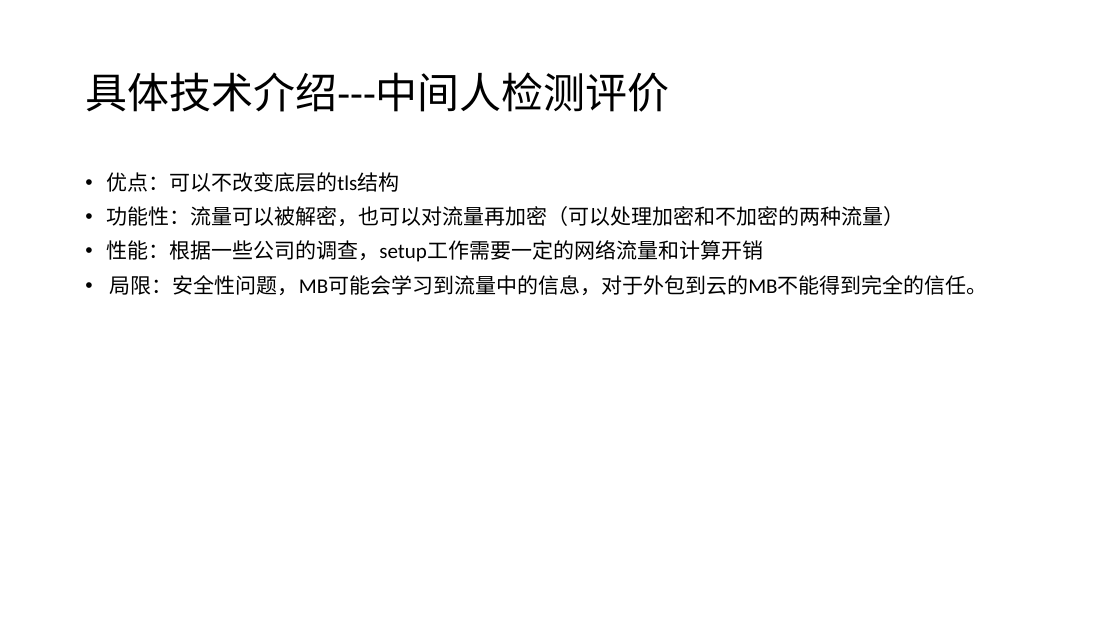
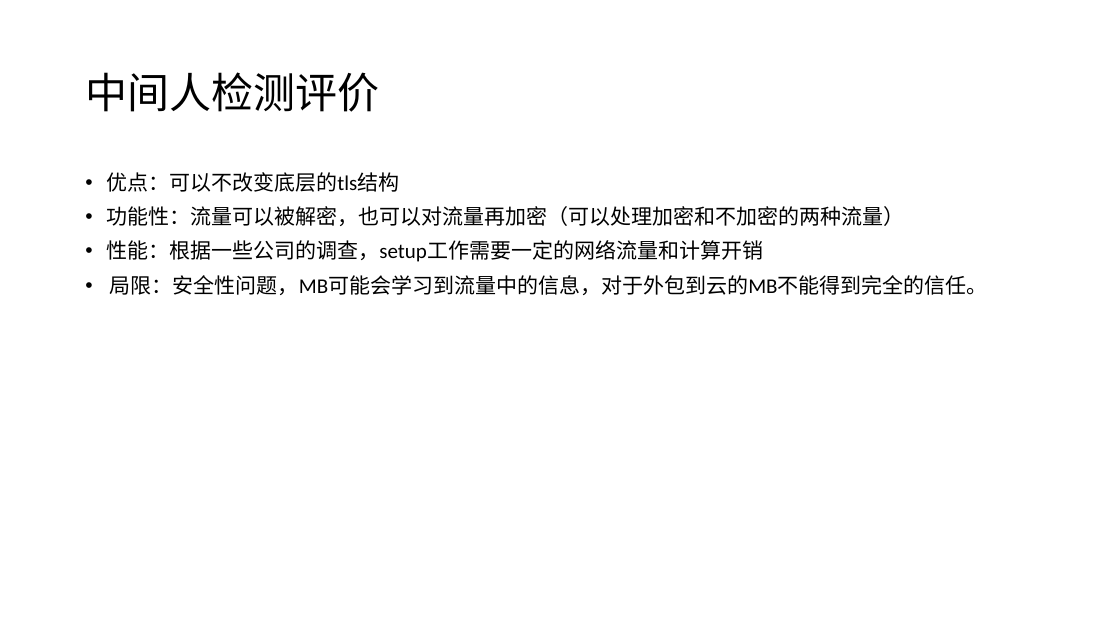
Before and after one commit to mikami-yua/security_papers, a slide deck: slide 21 of 深度包检测.pptx (slide 28 before the commit). Drawn at 1120x630 pixels with LibreOffice and Linux fonts; fonts in the diff are those of the drawing. Boxes give left, top, right and bottom in pixels: in the first picture for what was removed or moved away, otherwise in the second. Text is boxed around its words. In the diff, an @@ line names an element or a change of style, - is before the commit and + after.

```diff
--- a/深度包检测.pptx
+++ b/深度包检测.pptx
@@ title at [85, 72, 379, 112]: text changed @@
-具体技术介绍---中间人检测评价
+中间人检测评价
```
Also in this commit, not shown: 32 other slides changed, 9 slides added, 8 slides removed, 19 other files.
